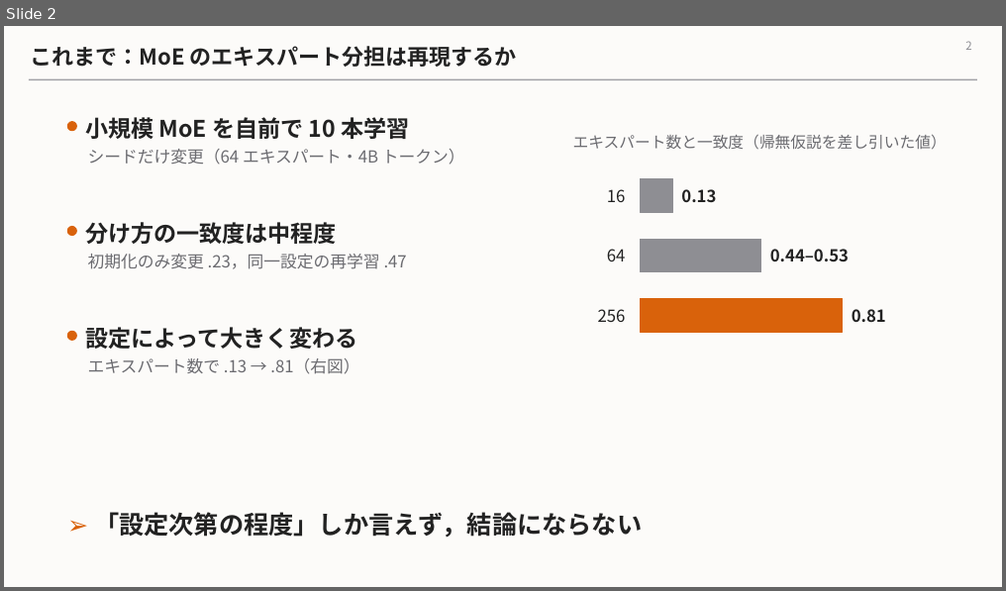
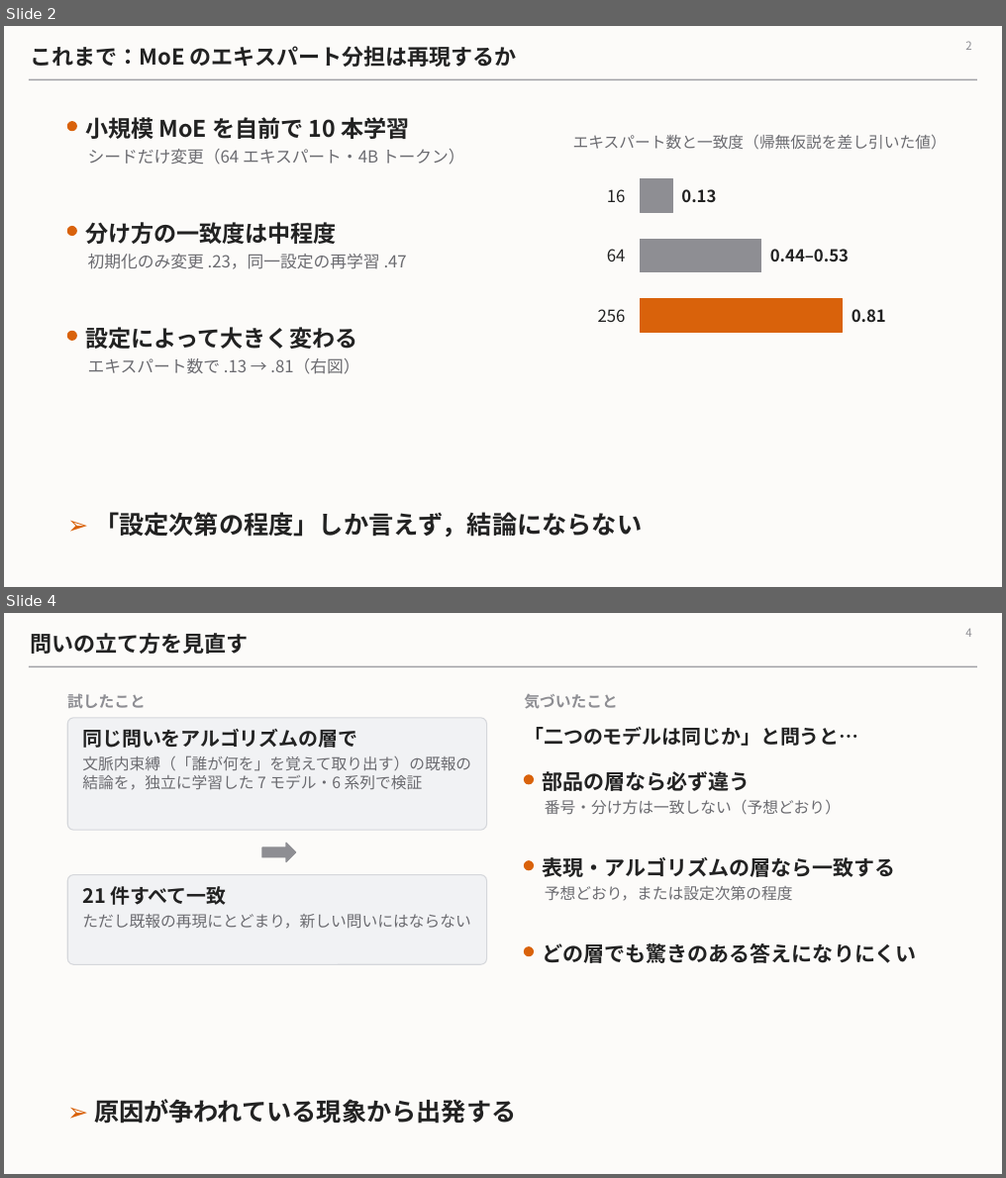
Before and after one commit to Nhckdvrl/ssn-group-papaer, a slide deck: workbench/mechanism-population-dynamics/zemi_2026-11.pptx. Shown one above the other, each under a label of ours: slide 2 before the commit, slides 2 and 4 after it; the slides between them are not shown. The pictures are 1006x591 and 1006x1178 pixels, drawn with LibreOffice and Linux fonts; fonts in the diff are those of the drawing. Boxes give left, top, right and bottom in pixels: in the first picture for what was removed or moved away, otherwise in the second. Text is boxed around its words. In the diff, an @@ line names an element or a change of style, - is before the commit and + after.

```diff
--- a/workbench/mechanism-population-dynamics/zemi_2026-11.pptx
+++ b/workbench/mechanism-population-dynamics/zemi_2026-11.pptx
@@ slide 4 added at box(4, 613, 1002, 1174), background #FCFBF9; not listed: 1 template element that a slide beside it also shows @@
@@ title added at box(30, 633, 249, 654), 21 pt, text #222222, bold @@
+問いの立て方を見直す
@@ page number added at box(965, 628, 971, 637), 11 pt, text #8E8E93 @@
+4
@@ text added at box(67, 694, 146, 708), 15 pt, text #8E8E93, bold @@
+試したこと
@@ text added at box(524, 694, 617, 709), 15 pt, text #8E8E93, bold @@
+気づいたこと
@@ rounded rectangle added at box(67, 718, 487, 830), fill #F1F2F4, outline #D5D7DB 1 pt @@
@@ text added at box(82, 729, 471, 790), 15 pt, text #6B6B70 @@
+同じ問いをアルゴリズムの層で
+文脈内束縛（「誰が何を」を覚えて取り出す）の既報の結論を，独立に学習した 7 モデル・6 系列で検証
@@ text added at box(524, 727, 858, 746), 19 pt, text #222222, bold @@
+「二つのモデルは同じか」と問うと…
@@ ellipse added at box(525, 775, 534, 784), fill #D9620B, outline #D9620B 1 pt @@
@@ text added at box(543, 771, 750, 791), 20 pt, text #222222, bold @@
+部品の層なら必ず違う
@@ text added at box(545, 800, 841, 815), 15 pt, text #6B6B70 @@
+番号・分け方は一致しない（予想どおり）
@@ right arrow added at box(262, 843, 296, 862), fill #8E8E93, outline #8E8E93 1 pt @@
@@ rounded rectangle added at box(67, 875, 487, 964), fill #F1F2F4, outline #D5D7DB 1 pt @@
@@ ellipse added at box(525, 861, 534, 870), fill #D9620B, outline #D9620B 1 pt @@
@@ text added at box(543, 858, 896, 877), 20 pt, text #222222, bold @@
+表現・アルゴリズムの層なら一致する
@@ text added at box(82, 886, 471, 929), 15 pt, text #6B6B70 @@
+21 件すべて一致
+ただし既報の再現にとどまり，新しい問いにはならない
@@ text added at box(545, 886, 793, 901), 15 pt, text #6B6B70 @@
+予想どおり，または設定次第の程度
@@ ellipse added at box(525, 948, 534, 957), fill #D9620B, outline #D9620B 1 pt @@
@@ text added at box(543, 944, 917, 963), 20 pt, text #222222, bold @@
+どの層でも驚きのある答えになりにくい
@@ text added at box(94, 1099, 516, 1124), 24 pt, text #222222, bold @@
+➢ 原因が争われている現象から出発する
```
Also in this commit, not shown: 1 slide changed, 6 other slides added, 6 slides removed.
